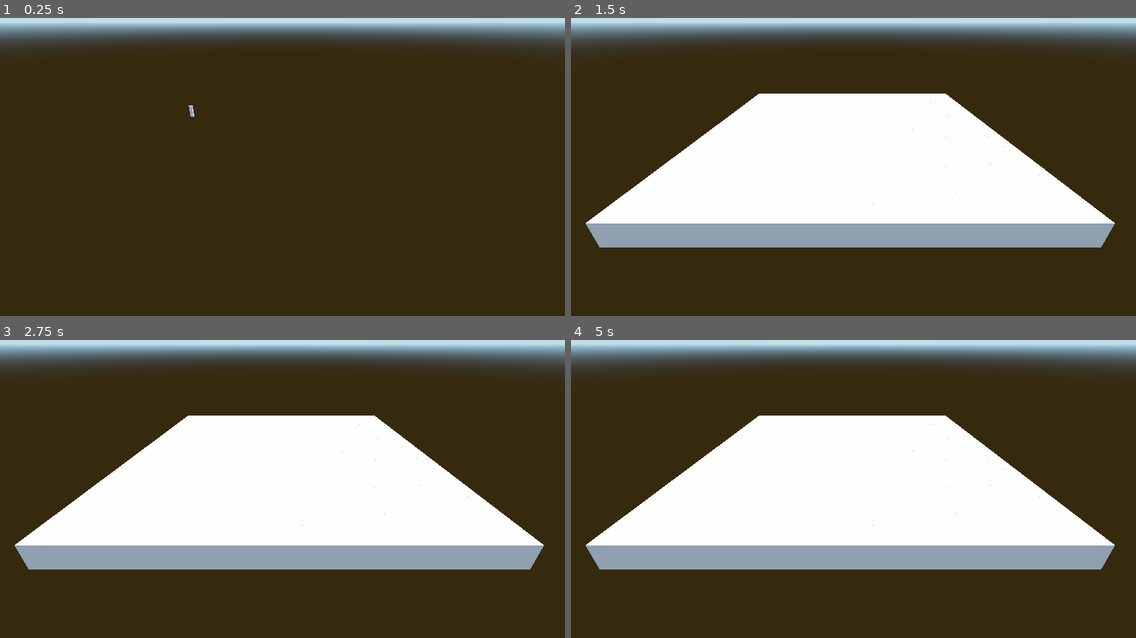
Above: before the commit, frames 1-4 (two rows, left to right).
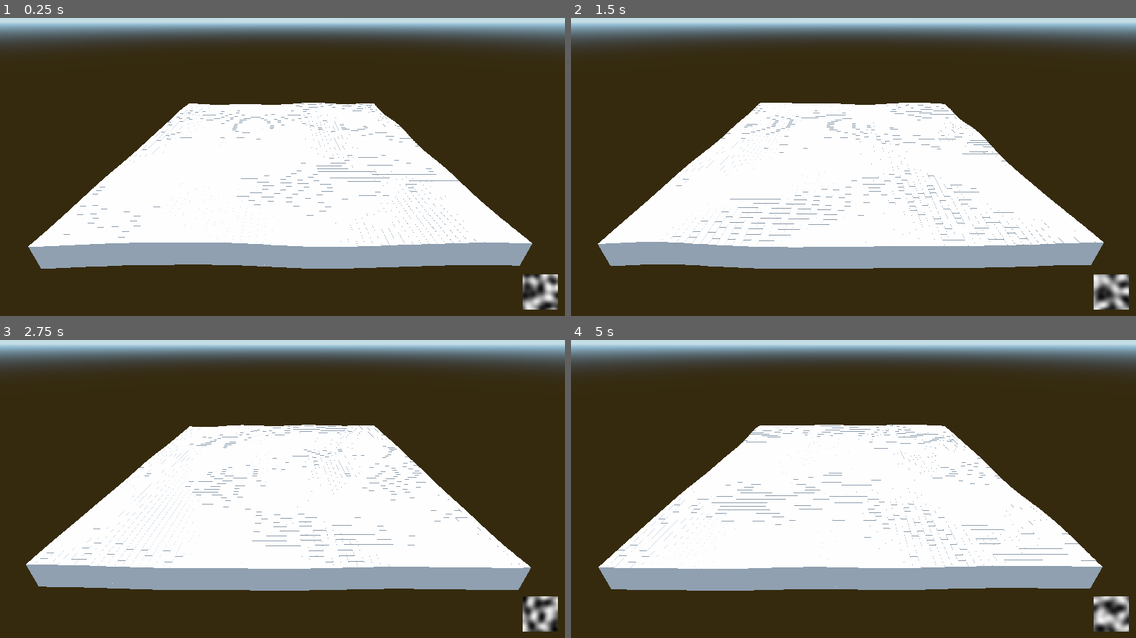
Above: after the commit, the same moments.

Repository: curly-brace/Godot-Simplex
Game: Godot game, scene res://test_3d.tscn
Same seed, same stepped clock (60 frames per second), same inputs: the game is played once before the commit and once after it. This scene is started directly instead of the project's main scene.
Inputs:
- Up to frame 1 (0.25 s): no input
- Up to frame 2 (1.5 s): no input
- Up to frame 3 (2.75 s): no input
- Up to frame 4 (5 s): no input

The runs differ from the first frame. In frame 1, 36% of the frame differs, in the area x 5-99%, y 28-98%; in frame 2, 19%; in frame 3, 19%; in frame 4, 19%.

Commit message:
found a solution how to use simplex values from shader in gdscript

Diff:
--- a/terr_test.gd
+++ b/terr_test.gd
@@ -3,10 +3,11 @@
 onready var mi = get_node('terrain')
 onready var vp = get_node('vp')
 onready var simplex = get_node('vp/simplex')
+onready var spr = get_node('test')
 var size = 64
-var scale = 8.0
+var scale = 2.0
 var cur_offset = Vector2(0, 0)
-var update_interval = 1.0
+var update_interval = 0.05
 var timer = 0.0
 
 func _ready():
@@ -27,13 +28,13 @@
         var mm = mi.get_multimesh()
 
         var t = Transform()
-        var s = vp.get_texture().get_data()
+        #it is supposed to be direct viewporttexture, but it fails because of bugs
+        var s = spr.get_texture().get_data()
         s.lock()
         var p
         for x in range(size):
             for y in range(size):
-                p = s.get_pixel(x, y).a
-                print(p)
-                mm.set_instance_transform(x*size+y, t.translated(Vector3(x, (2.0+p)*2.0, y)))
+                p = s.get_pixel(x, y).r
+                mm.set_instance_transform(x*size+y, t.translated(Vector3(x, p, y)))
         s.unlock()
         simplex.get_material().set_shader_param('offset', cur_offset)
--- a/test_3d.tscn
+++ b/test_3d.tscn
@@ -139,6 +139,11 @@
 subdivide_height = 0
 subdivide_depth = 0
 
+[sub_resource type="ViewportTexture" id=8]
+
+resource_local_to_scene = true
+viewport_path = NodePath("vp")
+
 [node name="test_3d" type="Node"]
 
 script = ExtResource( 1 )
@@ -245,3 +250,8 @@
 mesh = SubResource( 7 )
 skeleton = NodePath("..")
 material/0 = null
+
+[node name="test" type="Sprite" parent="."]
+
+position = Vector2( 979.771, 556.209 )
+texture = SubResource( 8 )
Binary file added: screen3.png
Not shown: 1 places in test_3d.tscn that only renumber resources
Not shown, changed: README.md
